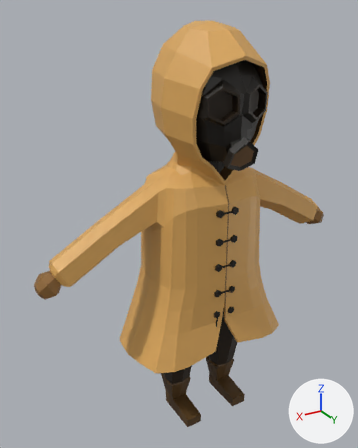
One commit to the FBX model Assets/Models/Rudolf.fbx: the scene before it, then after it.
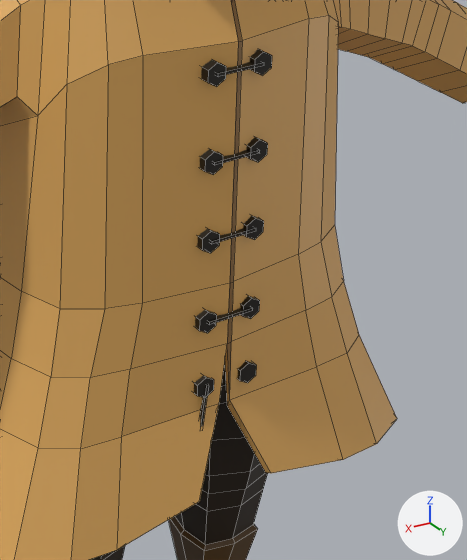
There are two pictures of each version: one whole from a 50 mm lens placed at (0.896, 1.339, 1.448), pointed at (0.06, -0.053, 0.752), one close up on the part from 42% to 84% of the width and 43% to 83% of the height. Every picture has the same lights, and +X, +Y and +Z are marked at lower right. The close-ups show mesh edges as thin lines. Where no turn or scale is listed for an object, it has been applied to the vertices.

Script lines for the objects in view, before the commit:
```python
me_cylinder_010 = bpy.data.meshes.new('Cylinder.010')
me_cylinder_010.from_pydata(...)  # 983 vertices, 928 faces; spans x -0.596..0.596, y -0.234..0.24, z 0.0..1.422
me_cylinder_010.materials.append(mat_material)  # picture img_rudolftexture_png
ob_rudolfmesh = bpy.data.objects.new('RudolfMesh', me_cylinder_010)
ob_rudolfmesh.location = (0.0, 0.0, 0.0)
```
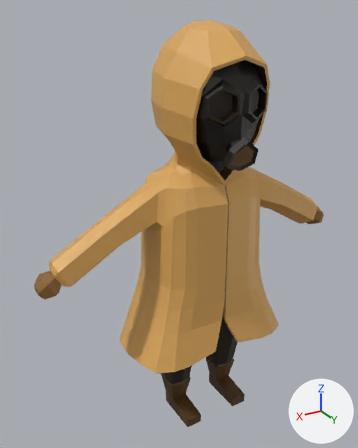
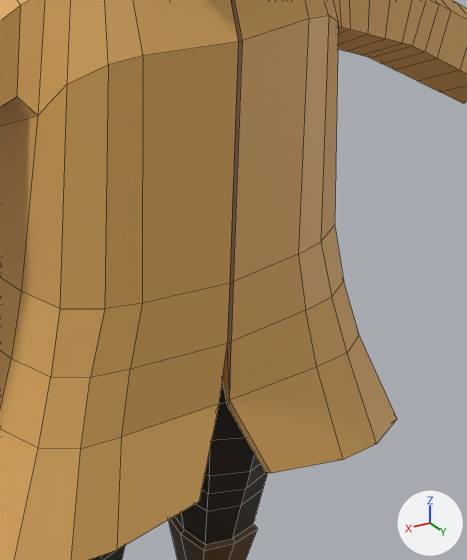
Where the newer file only moved an object's origin or applied its transform, the numbers keep the older frame.

What changed in the scene script:
```text
Change me_cylinder_010:
    used by ob_rudolfmesh; location = (0.0, 0.0, 0.0)
    remove me_cylinder_010.from_pydata(...)  # 983 vertices, 928 faces; spans x -0.596..0.596, y -0.234..0.24, z 0.0..1.422
    add me_cylinder_010.from_pydata(...)  # 823 vertices, 818 faces; spans x -0.596..0.596, y -0.234..0.24, z 0.0..1.422
    me_cylinder_010 part 1: 15 loose pieces with 160 vertices, spanning x -0.041..0.041, y 0.134..0.158, z 0.423..0.867, are deleted
    me_cylinder_010 part 2
    40 vertices move from x -0.226..0.226, y -0.149..0.148, z 0.515..0.592 to x -0.198..0.198, y -0.131..0.129, z 0.519..0.588
```

Location of each change, [x1, y1, x2, y2] in pixels of the close-ups (467 x 560 px; the box of a moved part takes in the faces that stretch with it):
part 1 of me_cylinder_010, deleted (black)
    before: [194, 49, 272, 427]
part 2 of me_cylinder_010, moved or reshaped
    both: [221, 348, 230, 405]
